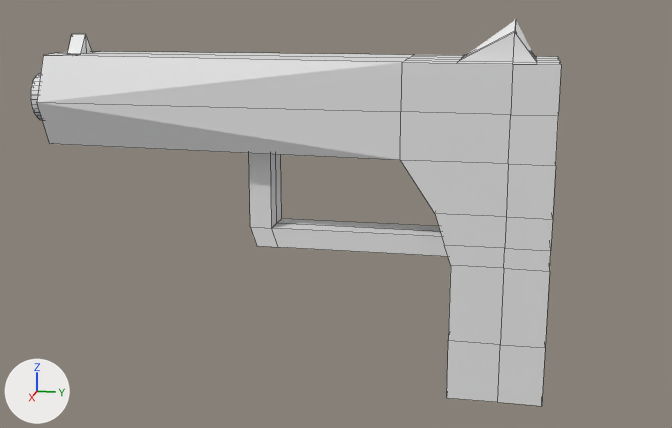
The Blender file Blender/Bewijs/pistool.blend: old version first, new version second.
Camera for both pictures: a camera (50 mm lens) standing at (9.07, 0.6, 2.74) and looking at (0.0, -1.21, 0.47). Lighting does not change. The marker at lower left points along +X, +Y and +Z. Mesh edges are drawn as thin lines.

The older version as bpy lines, for what is in view:
```python
me_cube_001 = bpy.data.meshes.new('Cube.001')
me_cube_001.from_pydata(...)  # 126 vertices, 115 faces; spans x 0.0..1.0, y -8.75..1.84, z -3.73..3.55
ob_cube = bpy.data.objects.new('Cube', me_cube_001)
ob_cube.location = (0.0, 0.0, 0.647)
ob_cube.scale = (0.5, 0.5, 0.5)
_m = ob_cube.modifiers.new('Mirror', 'MIRROR')
_m.use_clip = True
```
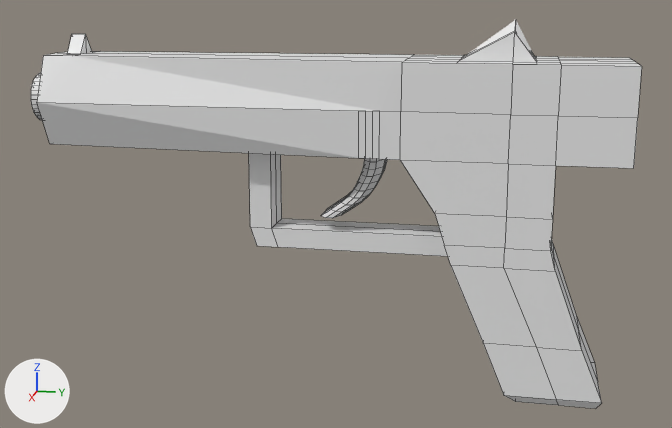
Commit message: pistool update

Where the change shows, as pixel boxes (x1, y1, x2, y2) in the pictures (672 x 428 px):
'Cube', reshaped (15% wider)
    before: (31, 20, 561, 406)
    after: (31, 20, 642, 408)
part 1 of me_cube_001, built on
    before: (37, 52, 402, 160)
    after: (37, 52, 402, 218)
part 2 of me_cube_001, built on
    before: (447, 248, 551, 406)
    after: (451, 57, 642, 408)

Diff of the bpy script that builds the scene:
```diff
--- a/Blender/Bewijs/pistool.blend.py
+++ b/Blender/Bewijs/pistool.blend.py
@@ me_cube_001 @@
 # used by ob_cube; location = (0.0, 0.0, 0.647); scale = (0.5, 0.5, 0.5)
-me_cube_001.from_pydata(...)  # 126 vertices, 115 faces; spans x 0.0..1.0, y -8.75..1.84, z -3.73..3.55
+me_cube_001.from_pydata(...)  # 218 vertices, 190 faces; spans x 0.0..1.0, y -8.75..3.21, z -3.73..3.55
+# me_cube_001 part 1
+# 8 faces are deleted
+# 39 vertices are added at x 0.0..1.0, y -8.34..-0.32, z -0.32..2.81
+# 10 new vertices lie (0.33, 0.0, 0.0) away from vertices in x 0.0, y -2.67..-1.79, z -0.32..1.0
+# 8 new vertices lie (0.15, 0.13, 0.0) away from vertices in x 0.33, y -2.67..-1.79, z -0.32..1.0
+# 6 new vertices lie (0.01, 0.13, 0.0) away from vertices in x 0.48, y -2.54..-1.66, z -0.32..1.0
+# 6 new vertices lie (-0.29, 0.13, 0.0) away from vertices in x 0.49, y -2.41..-1.53, z -0.32..1.0
+# 6 new vertices lie (-0.2, 0.0, 0.0) away from vertices in x 0.2, y -2.28..-1.4, z -0.32..1.0
+# 69 new faces join them
+# me_cube_001 part 2
+# 1 vertex is removed from x 0.0, y 1.84, z 1.91
+# 8 faces are deleted
+# 3 vertices in x 0.0..1.0, y 0.0..1.0, z -2.53 move by (0.0, 0.67, 0.0)
+# 3 vertices in x 0.0..1.0, y 0.0..1.84, z -3.73 move by (0.0, 1.11, 0.16)
+# 7 vertices move from x 0.0..1.0, y 0.0..1.84, z -3.73..-1.0 to x 0.0..1.0, y 1.34..2.86, z -3.73..-1.0
+# 12 vertices are added at x 0.0..1.0, y 1.11..3.21, z -3.73..2.81
+# 6 new vertices lie (0.0, 1.37, 0.0) away from vertices in x 0.0..1.0, y 1.84, z 1.0..2.81
+# 22 new faces join them
```
